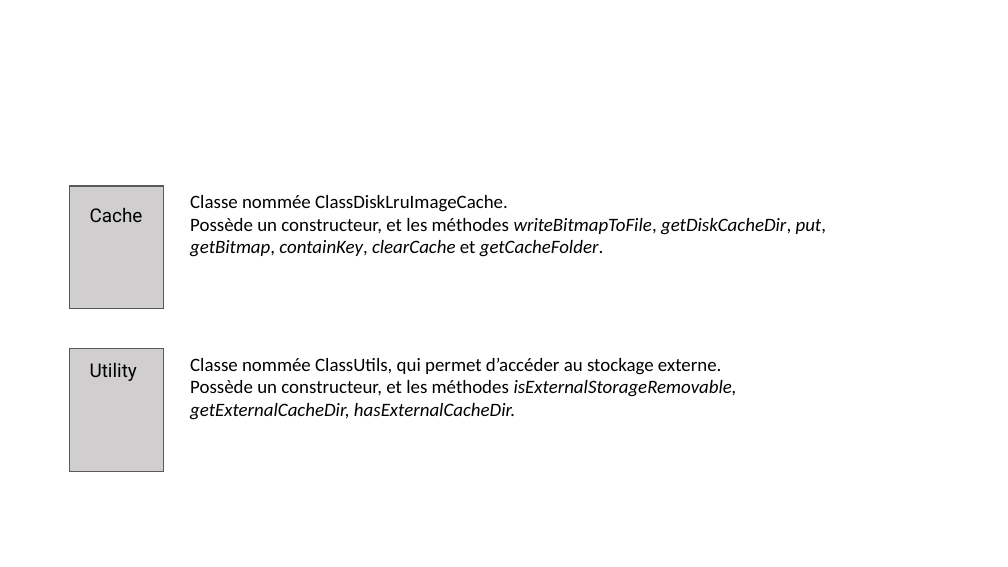
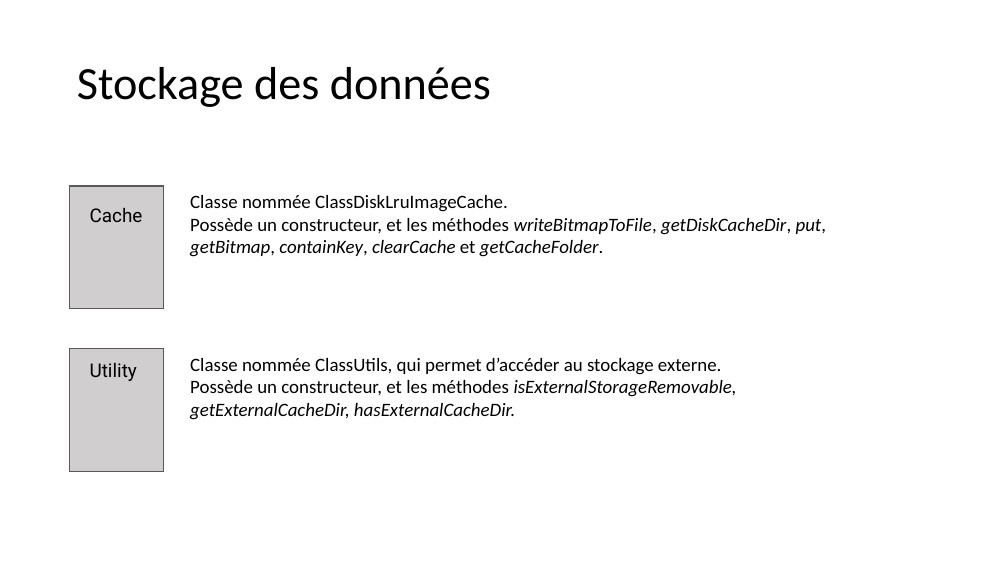
Before and after one commit to hellgheast/AndroidCityResto, a slide deck: slide 18 of CityResto.pptx. Drawn at 1008x567 pixels with LibreOffice and Linux fonts; fonts in the diff are those of the drawing. Boxes give left, top, right and bottom in pixels: in the first picture for what was removed or moved away, otherwise in the second. Text is boxed around its words. In the diff, an @@ line names an element or a change of style, - is before the commit and + after.

```diff
--- a/CityResto.pptx
+++ b/CityResto.pptx
@@ title added at (77,67,491,107), 44 pt, text #000000 @@
+Stockage des données
```
Also in this commit, not shown: 6 other slides changed, 3 slides added, 2 slides removed.
